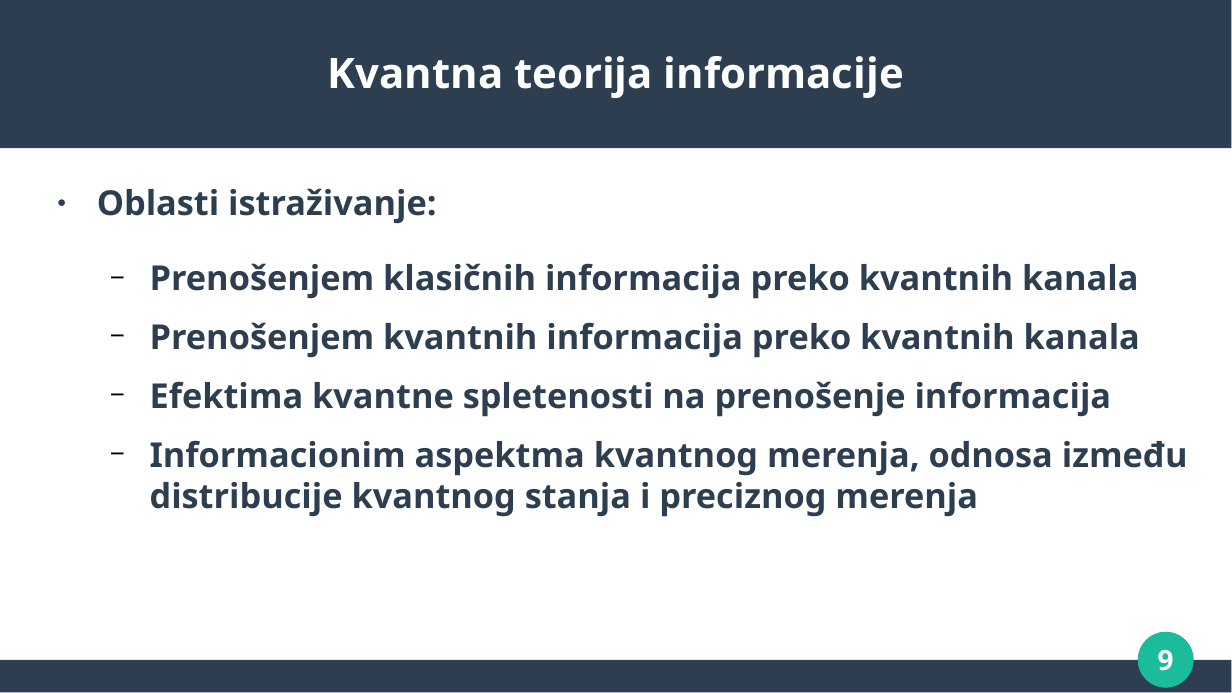
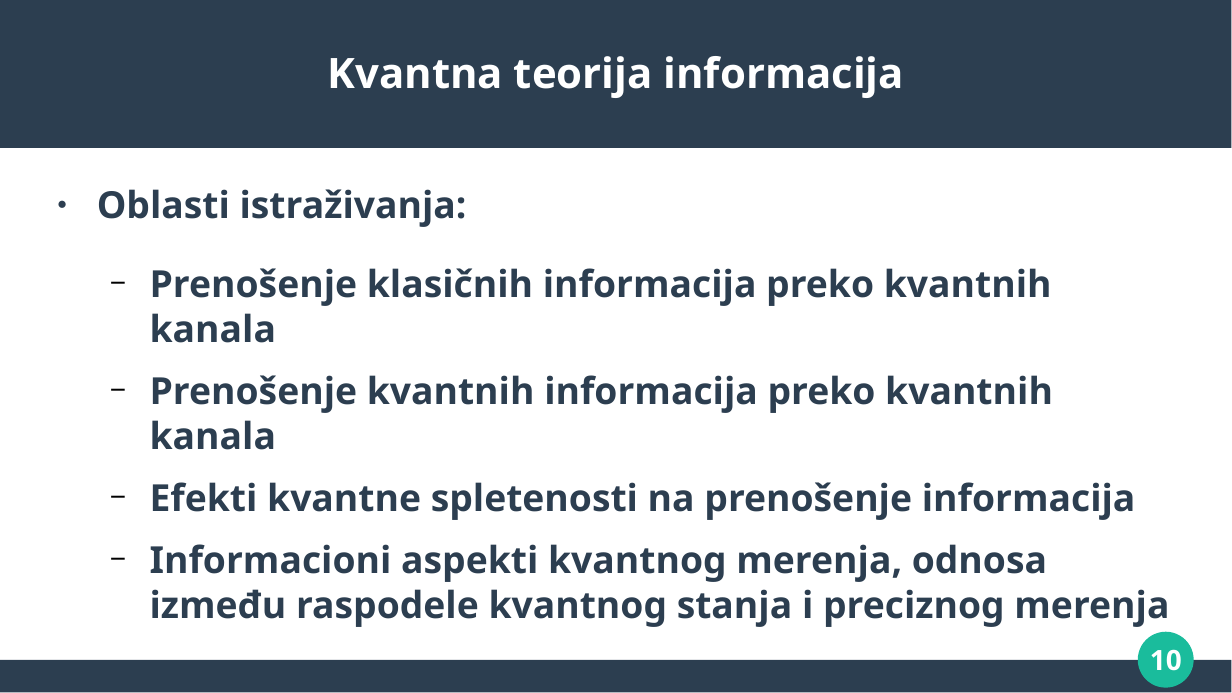
Before and after one commit to MilanBojic1999/Diplomski, a slide deck: slide 10 of presentation/Diplomski - prezentacija.pptx (slide 9 before the commit). Drawn at 1232x693 pixels with LibreOffice and Linux fonts; fonts in the diff are those of the drawing. Boxes give left, top, right and bottom in pixels: in the first picture for what was removed or moved away, otherwise in the second. Text is boxed around its words. In the diff, an @@ line names an element or a change of style, - is before the commit and + after.

```diff
--- a/presentation/Diplomski - prezentacija.pptx
+++ b/presentation/Diplomski - prezentacija.pptx
@@ title at (327,56,904,98): text changed @@
-Kvantna teorija informacije
+Kvantna teorija informacija
@@ text at (97,189,1169,627): text changed; size 22.1 to 24 pt @@
-● Oblasti istraživanje:
-  − Prenošenjem klasičnih informacija preko kvantnih kanala
-  − Prenošenjem kvantnih informacija preko kvantnih kanala
-  − Efektima kvantne spletenosti na prenošenje informacija
-  − Informacionim aspektma kvantnog merenja, odnosa između distribucije kvantnog stanja i preciznog merenja
+● Oblasti istraživanja:
+  − Prenošenje klasičnih informacija preko kvantnih kanala
+  − Prenošenje kvantnih informacija preko kvantnih kanala
+  − Efekti kvantne spletenosti na prenošenje informacija
+  − Informacioni aspekti kvantnog merenja, odnosa između raspodele kvantnog stanja i preciznog merenja
@@ page number at (1150,649,1182,671): text changed @@
-9
+10
```
Also in this commit, not shown: 25 other slides changed, 2 slides added, 1 other file.
